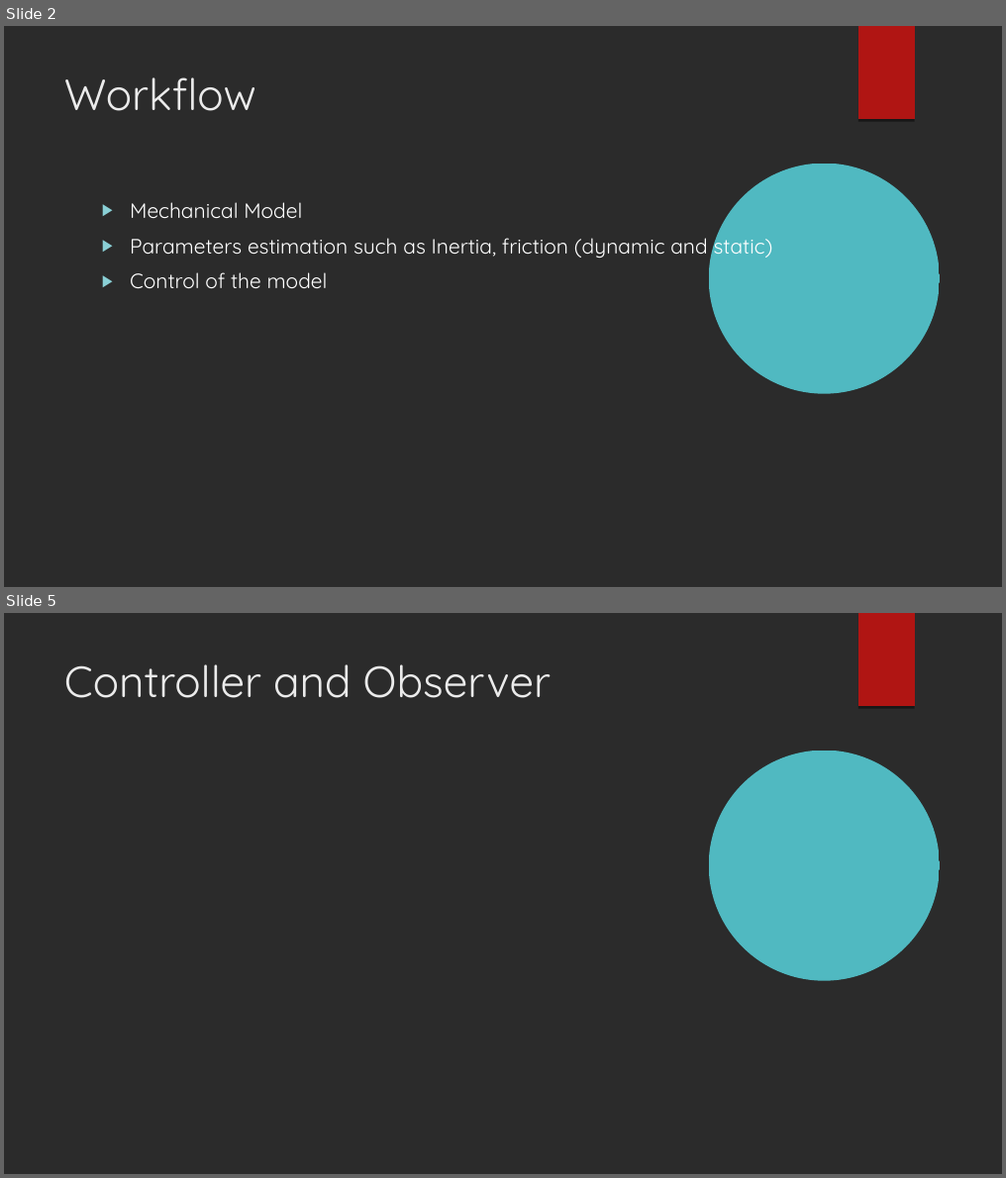
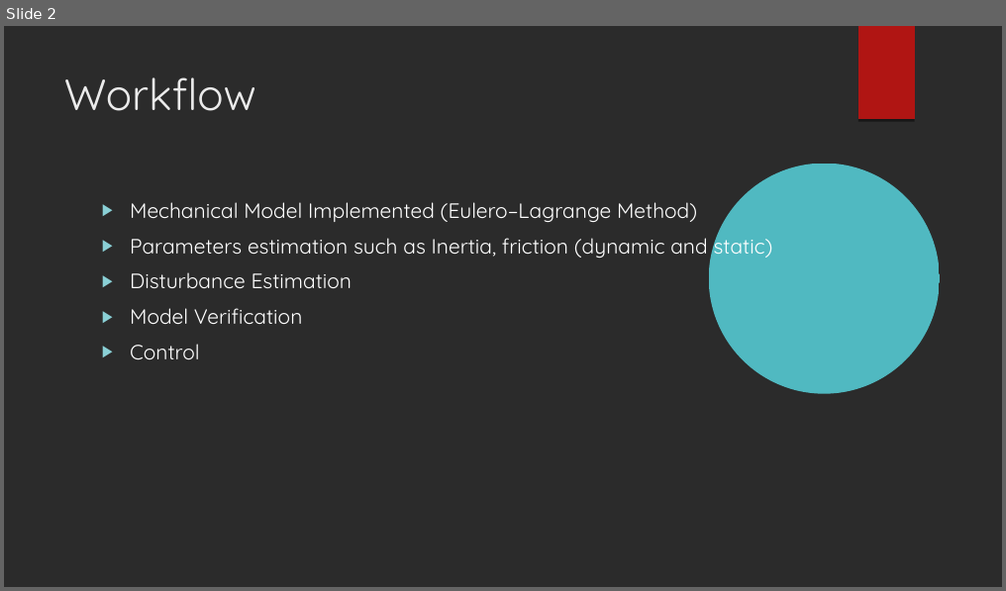
Before and after one commit to Quanser-Team/Quanser-Project, a slide deck: Presentation & Report/QUANSAR CUBE 2.odp. Shown one above the other, each under a label of ours: slides 2 and 5 before the commit, slide 2 after it; the slides between them are not shown. The pictures are 1006x1178 and 1006x591 pixels, drawn with LibreOffice and Linux fonts; fonts in the diff are those of the drawing; background and template pictures are left out; a plain dark background stands for a picture behind light text. Boxes give left, top, right and bottom in pixels: in the first picture for what was removed or moved away, otherwise in the second. Text is boxed around its words. In the diff, an @@ line names an element or a change of style, - is before the commit and + after.

```diff
--- a/Presentation & Report/QUANSAR CUBE 2.odp
+++ b/Presentation & Report/QUANSAR CUBE 2.odp
@@ slide 5 removed at [4, 613, 1002, 1174], background picture (left out); not listed: 2 template elements that a slide beside it also shows @@
@@ title removed at [64, 664, 550, 698] @@
-Controller and Observer
@@ slide 2 changed as well @@
@@ text at [130, 202, 697, 222]: text changed @@
-▶ Mechanical Model
+▶ Mechanical Model Implemented (Eulero–Lagrange Method)
@@ text at [130, 273, 352, 360]: text changed @@
-▶ Control of the model
+▶ Disturbance Estimation
+▶ Model Verification
+▶ Control
```
Also in this commit, not shown: 1 other slide changed, 2 slides added, 2 other slides removed.
